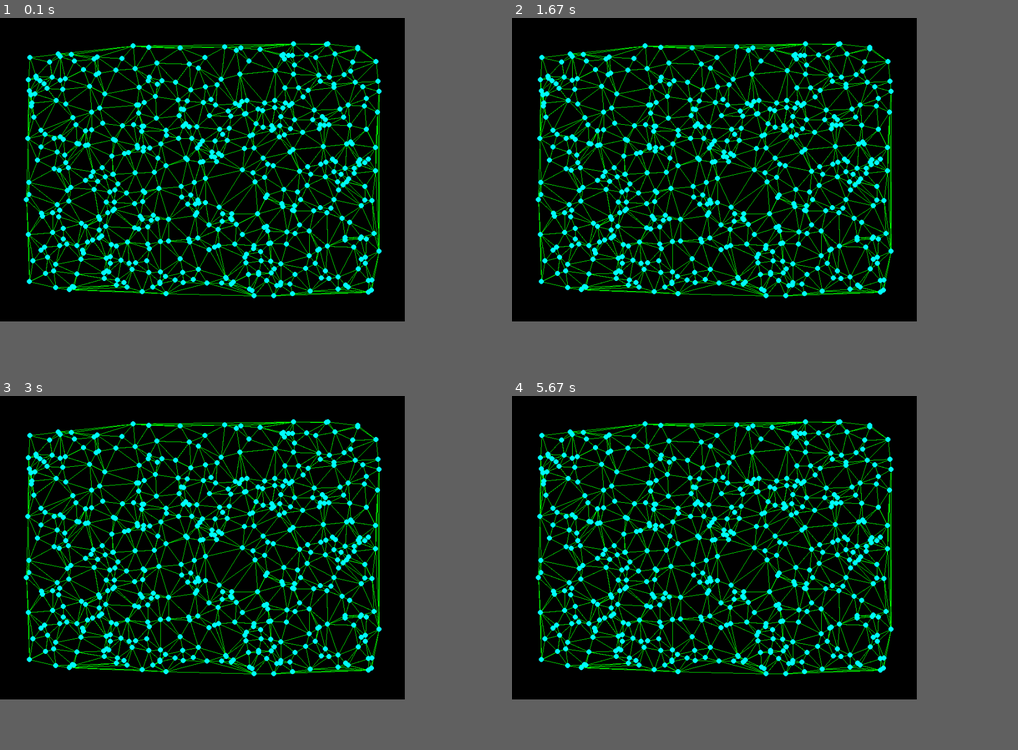
Above: before the commit, frames 1-4 (two rows, left to right).
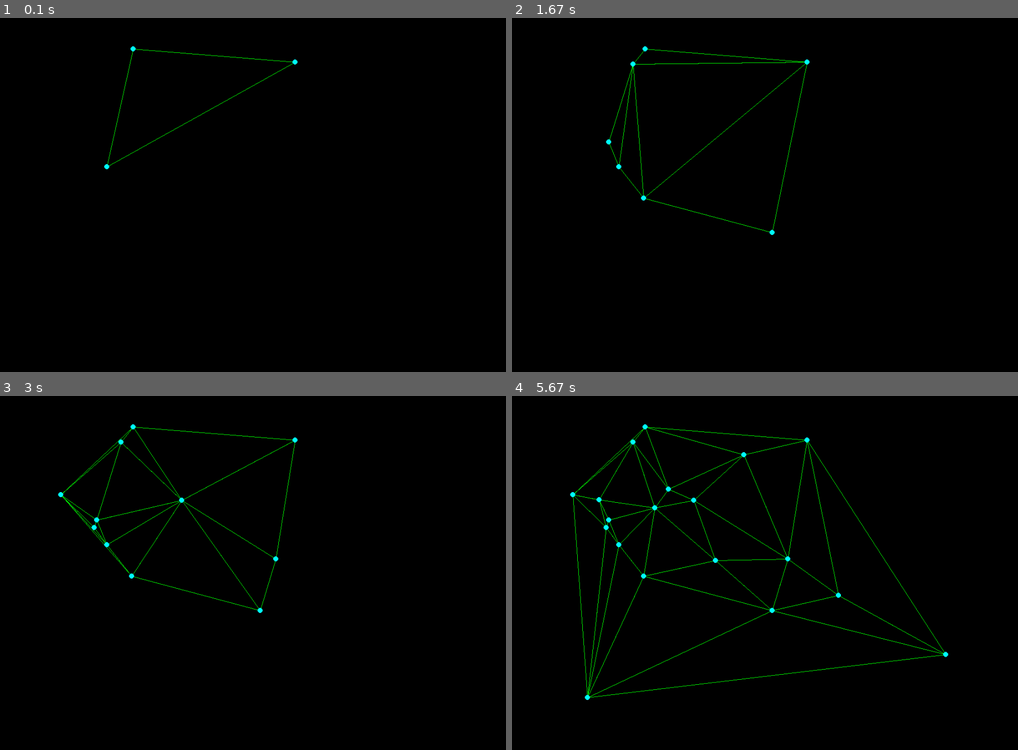
Above: after the commit, the same moments.

Repository: zainkhan-afk/Delaunay-Triangulation-Pygame
Game: pygame game, started from main.py
Same seed, same stepped clock (60 frames per second), same inputs: the game is played once before the commit and once after it.
Inputs (mouse positions are in pixels of both pictures, inside the frame that each line leads up to):
- Up to frame 1 (0.1 s): no input
- Up to frame 2 (1.67 s): press the mouse at (765, 219) at 0.37 s; move the mouse to (704, 209) at 0.47 s; release the mouse at (643, 198) at 0.6 s; click (608, 141) at 0.72 s; click (633, 64) at 1.05 s; click (770, 230) at 1.38 s
- Up to frame 3 (3 s): click (182, 498) at 1.72 s; click (60, 495) at 2.05 s; click (96, 526) at 2.38 s; click (273, 558) at 2.72 s
- Up to frame 4 (5.67 s): click (947, 654) at 3.05 s; click (653, 505) at 3.38 s; click (714, 558) at 3.72 s; click (668, 488) at 4.05 s; click (587, 696) at 4.38 s; click (598, 498) at 4.72 s; click (744, 456) at 5.05 s; click (835, 594) at 5.38 s
In our replay, the window is 720x540 before the commit and 900x630 after it. These sizes can differ from the game's own. Grey fills any space a smaller window leaves; there, only what the larger window draws over its background counts as a difference.

The runs differ from the first frame. In frame 1, 15% of the frame differs, in the area x 4-76%, y 6-80%; in frame 2, 15%; in frame 3, 15%; in frame 4, 16%, in the area x 4-87%, y 6-86%.

Commit message:
Added mouse click functionality

Diff:
--- a/main.py
+++ b/main.py
@@ -7,13 +7,15 @@
 import random
 from random import randint
 import pygame
+import numpy as np
 
 random.seed(15)
-N = 500
+N = 3
 DT = DelaunayTriangulation()
 
 for i in range(N):
-	point = Point(randint(50, 750), randint(50, 550), 1)
+	point = Point(randint(50, 950), randint(50, 650), 1)
+
 	DT.AddPoint(point)
 
 DT.Triangulate()
@@ -26,4 +28,15 @@
 	for event in pygame.event.get():
 		if event.type == pygame.QUIT:
 			running = False
+
+		if event.type == pygame.MOUSEBUTTONUP:
+			pos = pygame.mouse.get_pos()
+
+			point = Point(pos[0], pos[1], 1)
+			print("Point Added")
+			print(point)
+			DT.AddPoint(point)
+			DT.Triangulate()
+			renderer.Clear()
+
 	renderer.Render(DT.mesh)
--- a/renderer.py
+++ b/renderer.py
@@ -1,7 +1,7 @@
 import pygame
 
 class Renderer:
-	def __init__(self, width = 800, height = 600, title = "Delaunay Triangulation"):
+	def __init__(self, width = 1000, height = 700, title = "Delaunay Triangulation"):
 		self.width  = width
 		self.height = height
 		self.title = title
